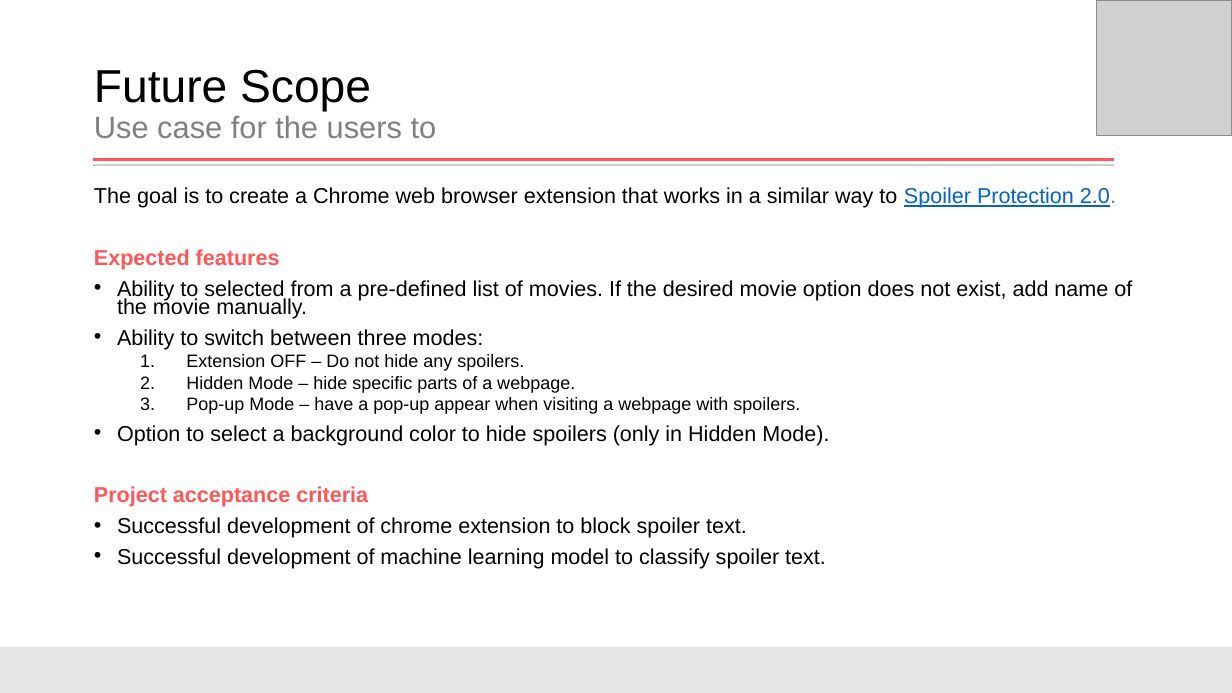
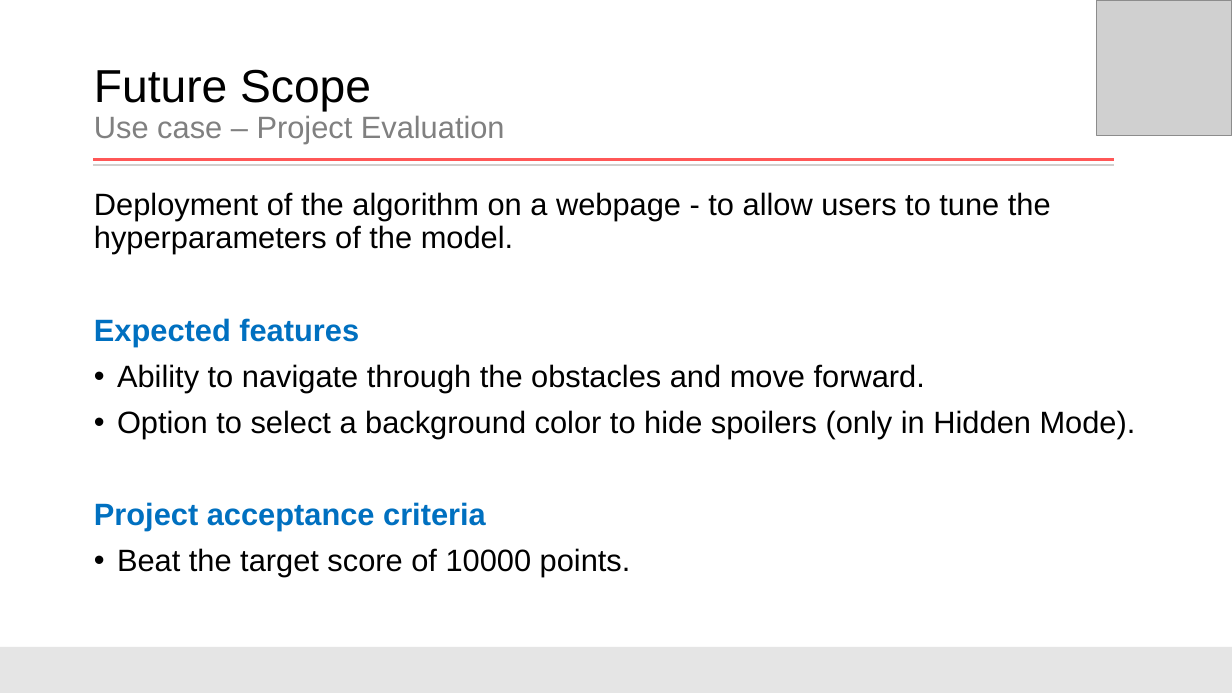
Before and after one commit to radroid/train-o-dino, a slide deck: slide 7 of docs/ppt/Project Detailed Presentation.pptx. Drawn at 1232x693 pixels with LibreOffice and Linux fonts; fonts in the diff are those of the drawing; grey boxes stand for pictures. Boxes give left, top, right and bottom in pixels: in the first picture for what was removed or moved away, otherwise in the second. Text is boxed around its words. In the diff, an @@ line names an element or a change of style, - is before the commit and + after.

```diff
--- a/docs/ppt/Project Detailed Presentation.pptx
+++ b/docs/ppt/Project Detailed Presentation.pptx
@@ title at bbox=[94, 69, 505, 144]: text changed @@
-Future Scope
-Use case for the users to
+Future Scope
+Use case – Project Evaluation
@@ text at bbox=[94, 192, 1051, 254]: text changed; size 16.8 to 24 pt @@
-The goal is to create a Chrome web browser extension that works in a similar way to Spoiler Protection 2.0.
+Deployment of the algorithm on a webpage - to allow users to tune the hyperparameters of the model.
@@ text at bbox=[94, 318, 1136, 531]: size 16.8 to 24 pt in "Expected features", "Option to select a background color to ...", "Project acceptance criteria"; text colour #FF5757 to #0070C0 in "Expected features", "Project acceptance criteria"; line spacing 0.7 to 0.9 @@
@@ text at bbox=[117, 364, 925, 392]: text changed; size 16.8 to 24 pt @@
-• Ability to selected from a pre-defined list of movies. If the desired movie option does not exist, add name of the movie manually.
-• Ability to switch between three modes:
-  1. Extension OFF – Do not hide any spoilers.
-  2. Hidden Mode – hide specific parts of a webpage.
-  3. Pop-up Mode – have a pop-up appear when visiting a webpage with spoilers.
+• Ability to navigate through the obstacles and move forward.
@@ text at bbox=[117, 548, 631, 577]: text changed; size 16.8 to 24 pt @@
-• Successful development of chrome extension to block spoiler text.
-• Successful development of machine learning model to classify spoiler text.
+• Beat the target score of 10000 points.
```
Also in this commit, not shown: 4 other slides changed.
